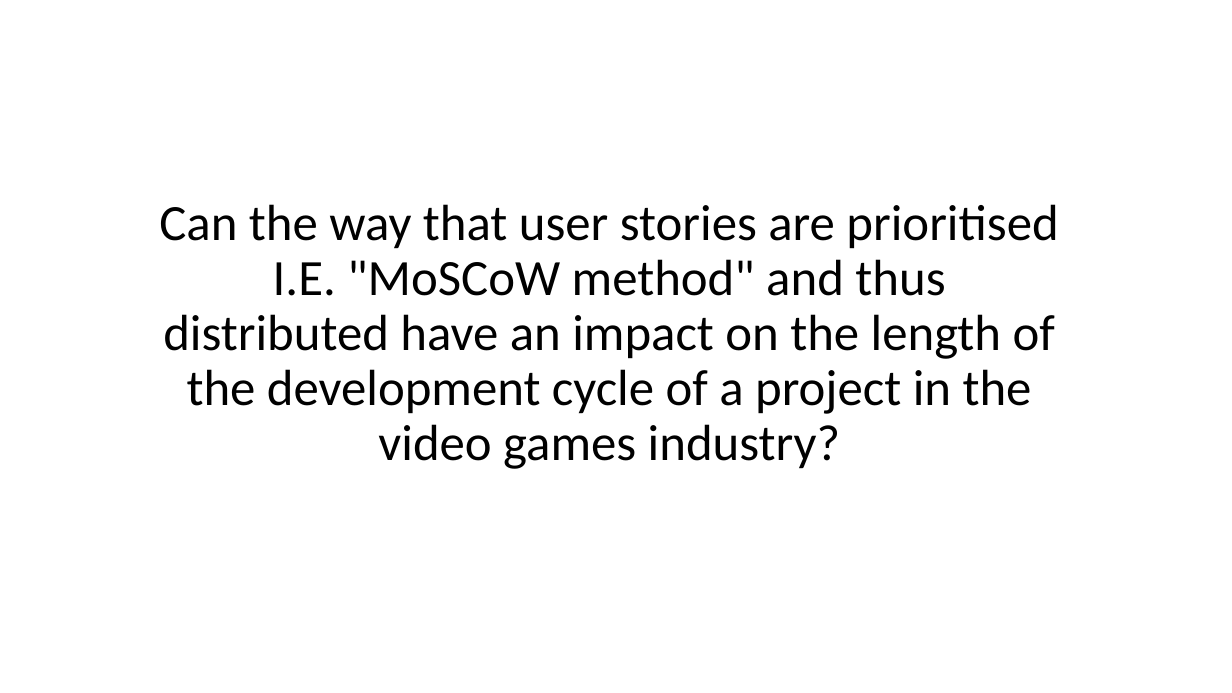
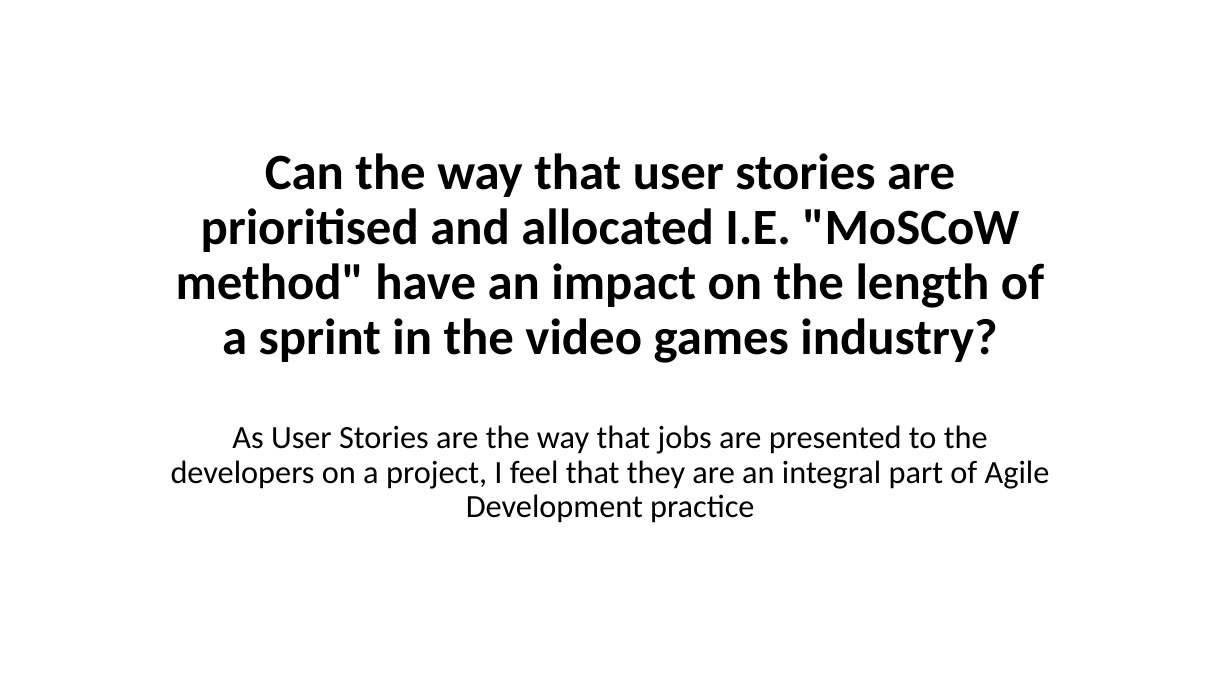
Before and after one commit to jack-maber/comp150-agile, a slide deck: slide 1 of Agilequestion.pptx. Drawn at 1232x693 pixels with LibreOffice and Linux fonts; fonts in the diff are those of the drawing. Boxes give left, top, right and bottom in pixels: in the first picture for what was removed or moved away, otherwise in the second. Text is boxed around its words. In the diff, an @@ line names an element or a change of style, - is before the commit and + after.

Commit message:
Added own Powerpoint

```diff
--- a/Agilequestion.pptx
+++ b/Agilequestion.pptx
@@ title at (x1=171, y1=153, x2=1050, y2=523): text changed; bold on @@
-Can the way that user stories are prioritised I.E. "MoSCoW method" and thus distributed have an impact on the length of the development cycle of a project in the video games industry?
+Can the way that user stories are prioritised and allocated I.E. "MoSCoW method" have an impact on the length of a sprint in the video games industry?
+As User Stories are the way that jobs are presented to the developers on a project, I feel that they are an integral part of Agile Development practice
```
Also in this commit, not shown: 2 slides added, 3 slides removed, 1 other file.
